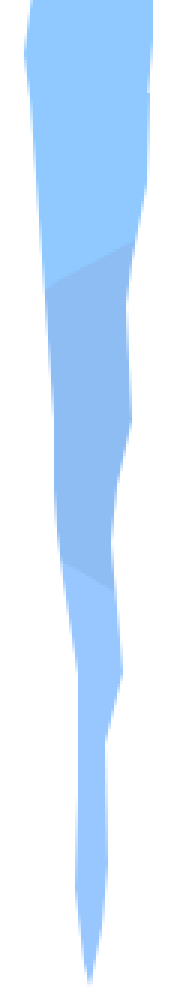
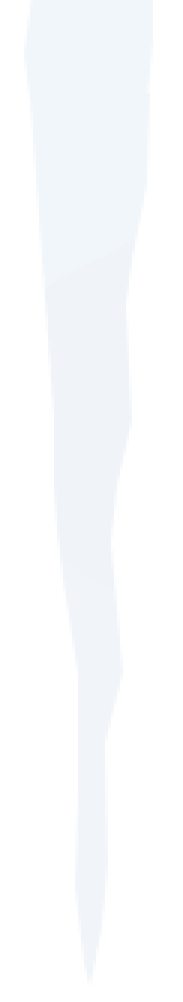
Layers edited between the first and the second (183, 1002) image:
pixels changed over (24, 0, 153, 987) (layer not identified)
